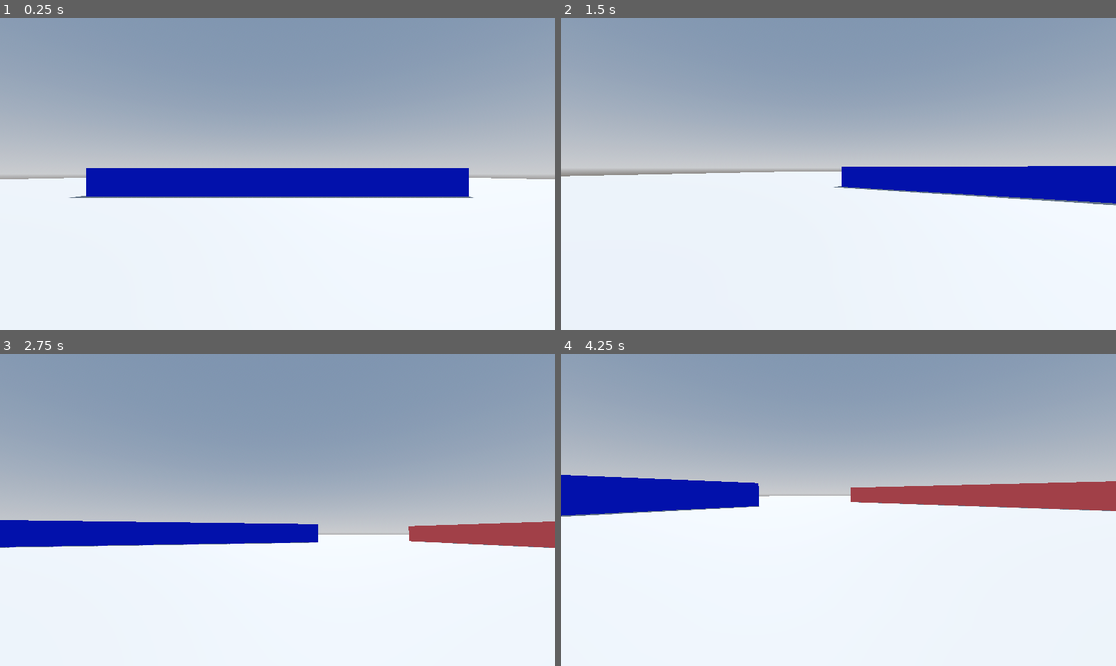
Above: before the commit, frames 1-4 (two rows, left to right).
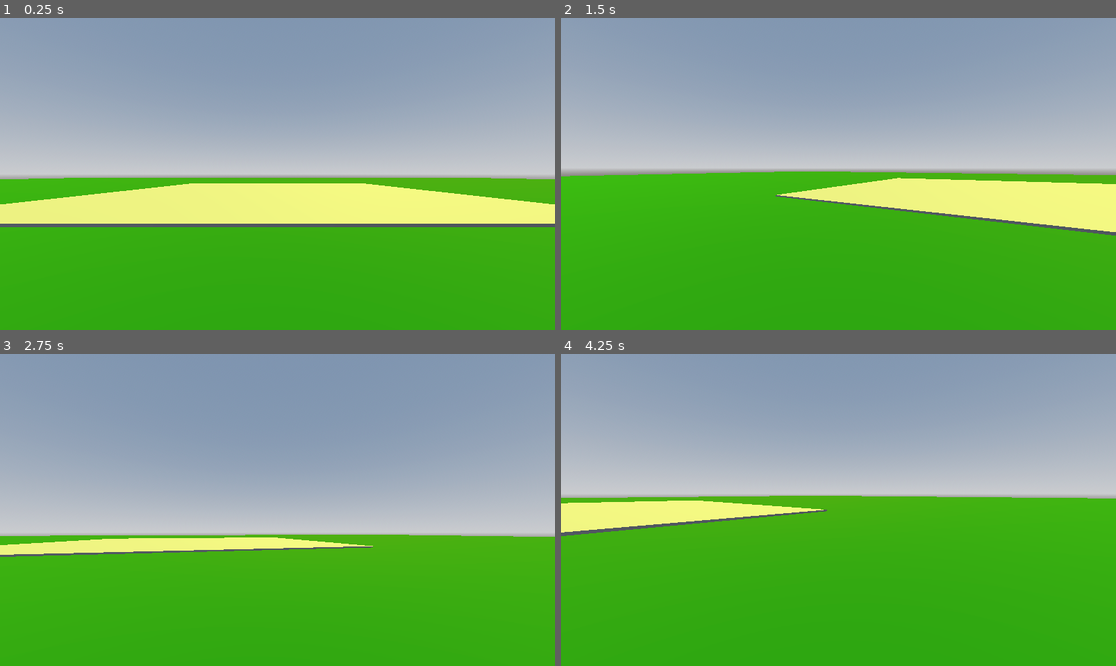
Above: after the commit, the same moments.

Repository: Matthew-CS11/The-Babysitter
Game: Godot game, scene res://world.tscn
Same seed, same stepped clock (60 frames per second), same inputs: the game is played once before the commit and once after it.
Inputs (mouse positions are in pixels of both pictures, inside the frame that each line leads up to):
- Up to frame 1 (0.25 s): no input
- Up to frame 2 (1.5 s): move the mouse to (960, 158) at 0.52 s; hold D (right) 0.53-1.28 s; tap W (forawrd) at 0.6, 1.35 s; tap Space (jump) at 0.77 s; move the mouse to (810, 174) at 1.27 s; hold S (backward) from 1.28 s (still down)
- Up to frame 3 (2.75 s): tap Space (jump) at 1.52 s; move the mouse to (288, 503) at 2.02 s; release S (backward) at 2.03 s; hold D (right) from 2.03 s (still down); tap W (forawrd) at 2.1 s
- Up to frame 4 (4.25 s): move the mouse to (832, 516) at 2.77 s; tap W (forawrd) at 2.85, 3.6 s; tap Space (jump) at 3.02, 3.77 s; move the mouse to (877, 513) at 3.52 s; release D (right) at 3.53 s; hold A (left) from 3.53 s (still down); tap Escape (ui_cancel) at 4.15 s

The runs differ from the first frame. In frame 1, 51% of the frame differs, in the area x 0-100%, y 48-100%; in frame 2, 51%; in frame 3, 45%; in frame 4, 58%, in the area x 0-100%, y 38-100%.

Commit message:
start adding house

Diff:
--- a/the-babysitter/player/player.gd
+++ b/the-babysitter/player/player.gd
@@ -9,7 +9,7 @@
 func _unhandled_input(event: InputEvent) -> void:
 	if event is InputEventMouseMotion:
 		Input.set_mouse_mode(Input.MOUSE_MODE_CAPTURED)
-	elif event.is_action_pressed("ui_cancel"):
+	elif event.is_action_pressed("esc"):
 		Input.set_mouse_mode(Input.MOUSE_MODE_VISIBLE)
 	if Input.get_mouse_mode() == Input.MOUSE_MODE_CAPTURED:
 		if event is InputEventMouseMotion:
--- a/the-babysitter/project.godot
+++ b/the-babysitter/project.godot
@@ -42,6 +42,11 @@
 "events": [Object(InputEventKey,"resource_local_to_scene":false,"resource_name":"","device":-1,"window_id":0,"alt_press …(192 unchanged characters)…
 ]
 }
+esc={
+"deadzone": 0.2,
+"events": [Object(InputEventKey,"resource_local_to_scene":false,"resource_name":"","device":-1,"window_id":0,"alt_pressed":false,"shift_pressed":false,"ctrl_pressed":false,"meta_pressed":false,"pressed":false,"keycode":0,"physical_keycode":4194305,"key_label":0,"unicode":0,"location":0,"echo":false,"script":null)
+]
+}
 
 [physics]
 
--- a/the-babysitter/world.tscn
+++ b/the-babysitter/world.tscn
@@ -15,11 +15,8 @@
 tonemap_mode = 2
 glow_enabled = true
 
-[sub_resource type="StandardMaterial3D" id="StandardMaterial3D_f3sb7"]
-albedo_color = Color(1, 0.39999998, 0.39999998, 1)
-
-[sub_resource type="StandardMaterial3D" id="StandardMaterial3D_tlwt5"]
-albedo_color = Color(0, 0.1500001, 1, 1)
+[sub_resource type="StandardMaterial3D" id="StandardMaterial3D_aqk2v"]
+albedo_color = Color(2.4065375e-08, 0.32330477, 0.014311342, 1)
 
 [sub_resource type="StandardMaterial3D" id="StandardMaterial3D_fj7yv"]
 albedo_color = Color(0, 0.0666666, 1, 1)
@@ -37,22 +34,14 @@
 
 [node name="DirectionalLight3D" type="DirectionalLight3D" parent="." unique_id=1396954744]
 transform = Transform3D(-0.8660254, -0.43301278, 0.25, 0, 0.49999997, 0.86602545, -0.50000006, 0.75, -0.43301266, 0, 0, 0)
+light_color = Color(1, 0.98333335, 0, 1)
 shadow_enabled = true
 
 [node name="CSGBox3D" type="CSGBox3D" parent="." unique_id=1549809559]
 transform = Transform3D(1, 0, 0, 0, 1, 0, 0, 0, 1, 0, -2, 0)
 use_collision = true
 size = Vector3(150, 0.5, 150)
-
-[node name="CSGBox3D3" type="CSGBox3D" parent="." unique_id=1503406984]
-transform = Transform3D(1, 0, 0, 0, 1, 0, 0, 0, 1, 36.23519, -5.027821, 0)
-size = Vector3(25, 10, 25)
-material = SubResource("StandardMaterial3D_f3sb7")
-
-[node name="CSGBox3D2" type="CSGBox3D" parent="." unique_id=430696755]
-transform = Transform3D(1, 0, 0, 0, 1, 0, 0, 0, 1, 0, -4.8919096, -25.761066)
-size = Vector3(25, 10, 25)
-material = SubResource("StandardMaterial3D_tlwt5")
+material = SubResource("StandardMaterial3D_aqk2v")
 
 [node name="player" type="CharacterBody3D" parent="." unique_id=589309570]
 script = ExtResource("1_f3sb7")
@@ -66,3 +55,9 @@
 [node name="Neck" type="Node3D" parent="player" unique_id=1434266108]
 
 [node name="Camera3D" type="Camera3D" parent="player/Neck" unique_id=1827447726]
+
+[node name="House" type="Node3D" parent="." unique_id=1480786231]
+
+[node name="CSGBox3D" type="CSGBox3D" parent="House" unique_id=542012259]
+transform = Transform3D(1, 0, 0, 0, 1, 0, 0, 0, 1, 0, -4.162136, -18.104876)
+size = Vector3(25, 5, 25)
